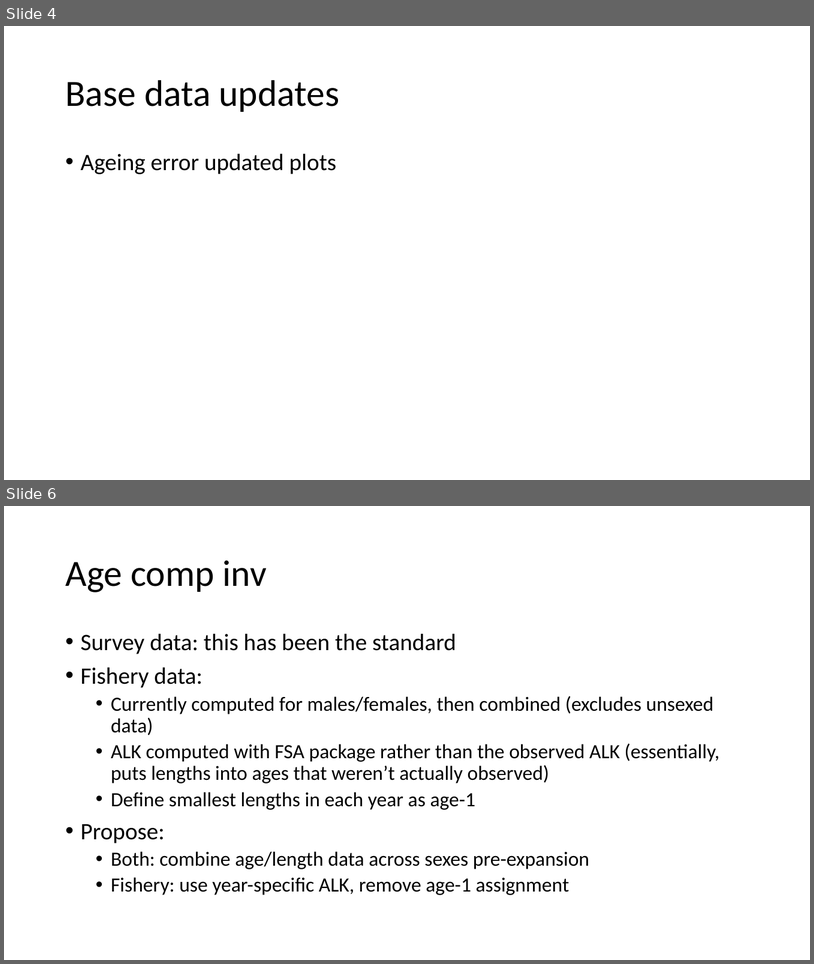
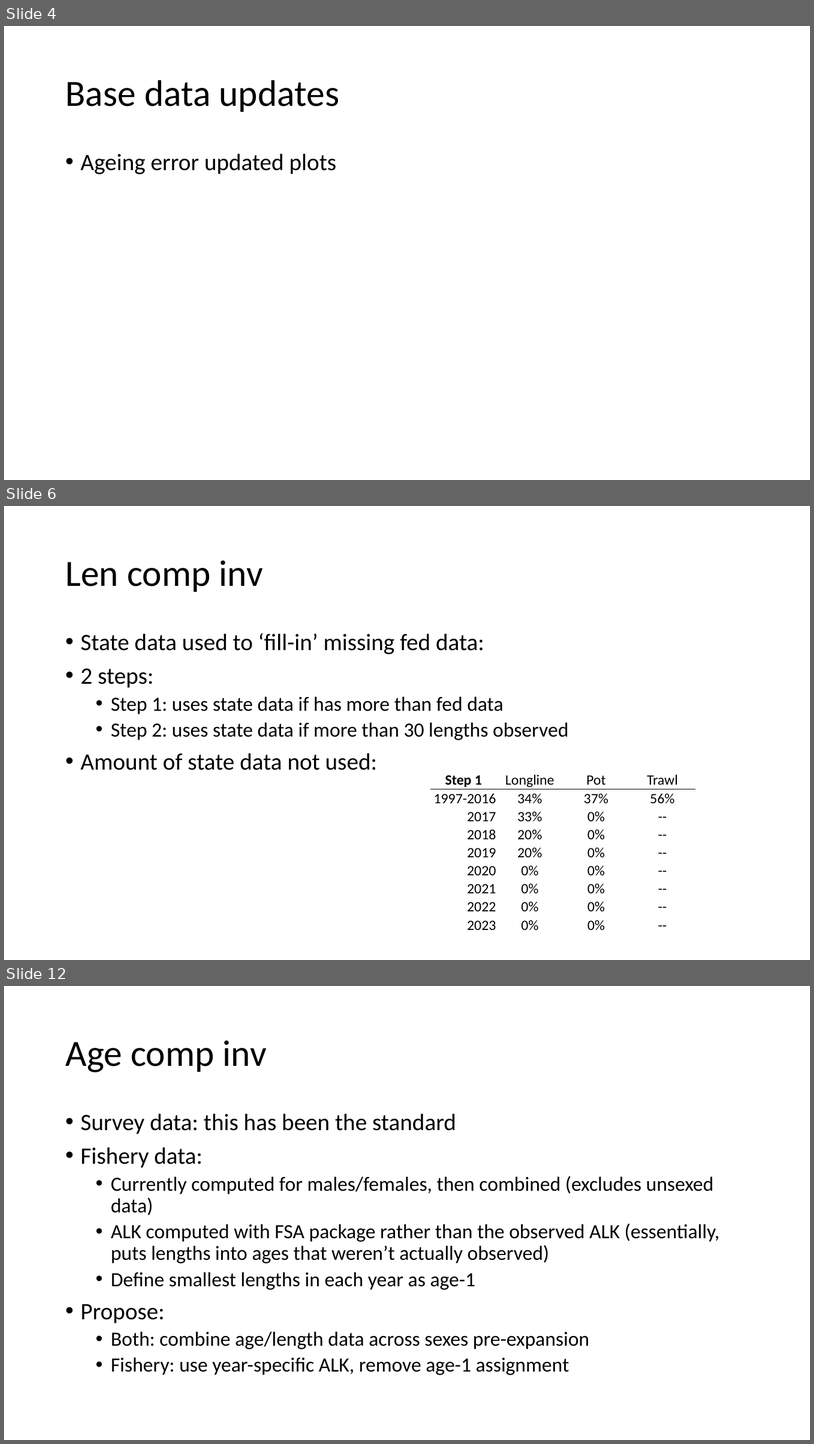
Before and after one commit to pete-hulson/goa_pcod, a slide deck: 2024/presentation/sept_pt/sept_pt_notes.pptx. Shown one above the other, each under a label of ours: slides 4 and 6 before the commit, slides 4, 6 and 12 after it; the slides between them are not shown. The pictures are 814x964 and 814x1444 pixels, drawn with LibreOffice and Linux fonts; fonts in the diff are those of the drawing. Boxes give left, top, right and bottom in pixels: in the first picture for what was removed or moved away, otherwise in the second. Text is boxed around its words. In the diff, an @@ line names an element or a change of style, - is before the commit and + after.

```diff
--- a/2024/presentation/sept_pt/sept_pt_notes.pptx
+++ b/2024/presentation/sept_pt/sept_pt_notes.pptx
@@ slide 6 added at [4,506,810,960], background #FFFFFF @@
@@ title added at [65,560,263,592], 44 pt, text #000000 @@
+Len comp inv
@@ text added at [81,633,569,770], 24 pt, text #000000 @@
+• State data used to ‘fill-in’ missing fed data:
+• 2 steps:
+  • Step 1: uses state data if has more than fed data
+  • Step 2: uses state data if more than 30 lengths observed
+• Amount of state data not used:
@@ table added at [431,771,696,933], 9 rows, 4 columns @@
+Step 1 | Longline | Pot | Trawl
+1997-2016 | 34% | 37% | 56%
+2017 | 33% | 0% | --
+2018 | 20% | 0% | --
+2019 | 20% | 0% | --
+2020 | 0% | 0% | --
+2021 | 0% | 0% | --
+2022 | 0% | 0% | --
+2023 | 0% | 0% | --
@@ what was slide 6 is now slide 12 @@
```
Also in this commit, not shown: 4 slides changed, 5 other slides added, 8 other files.
